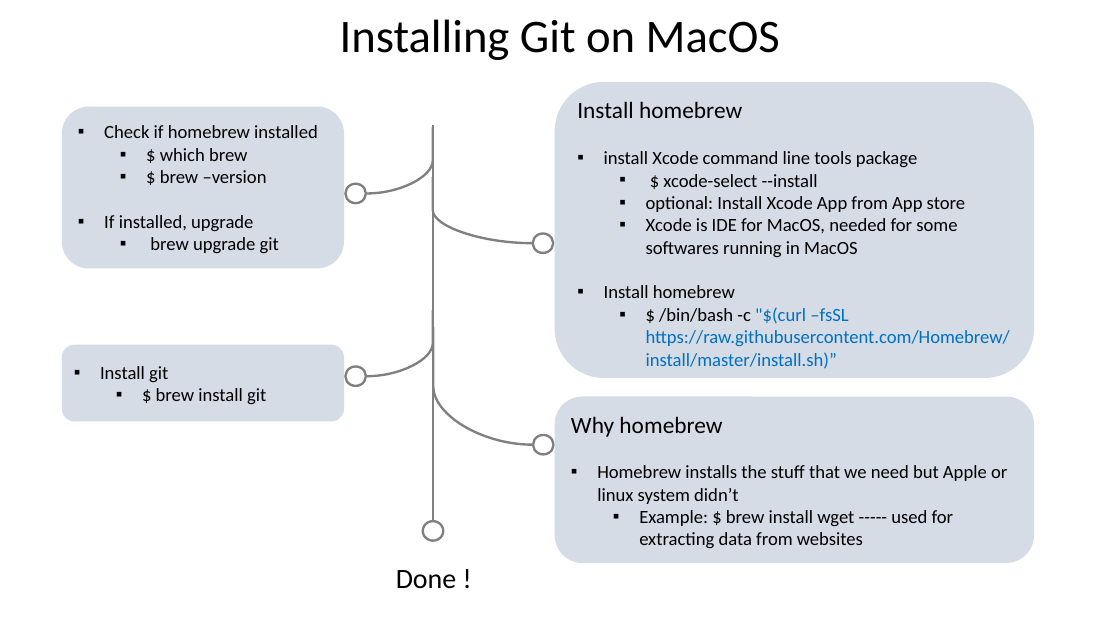
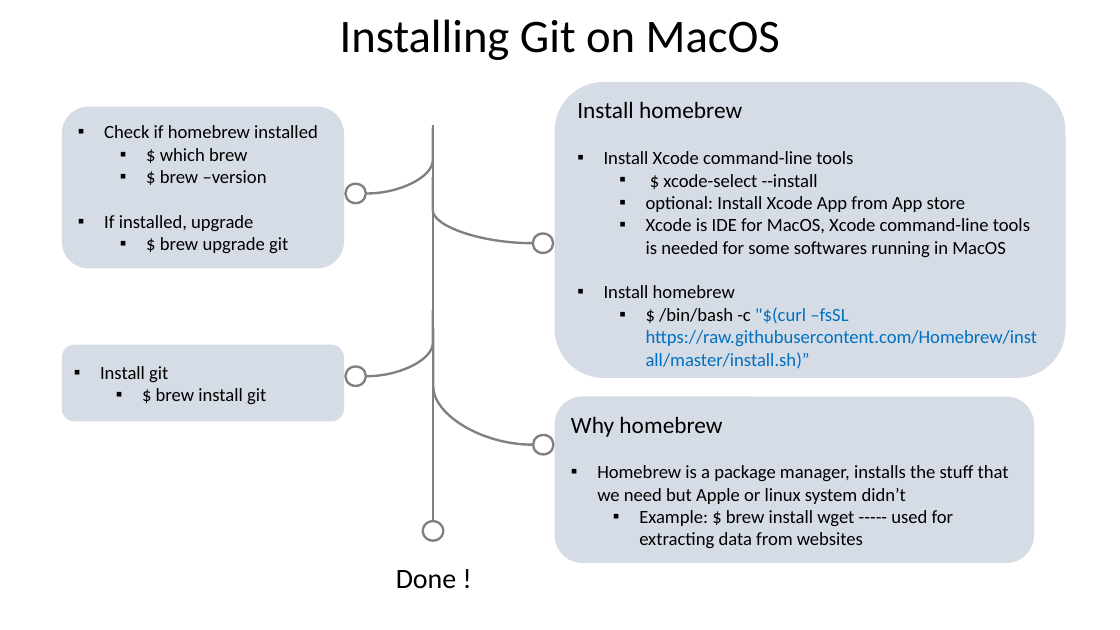
Before and after one commit to xlyuan2018/git_github_tutorial, a slide deck: slide 4 of Git_GitHub.pptx (slide 3 before the commit). Drawn at 1120x630 pixels with LibreOffice and Linux fonts; fonts in the diff are those of the drawing. Boxes give left, top, right and bottom in pixels: in the first picture for what was removed or moved away, otherwise in the second. Text is boxed around its words. In the diff, an @@ line names an element or a change of style, - is before the commit and + after.

```diff
--- a/Git_GitHub.pptx
+++ b/Git_GitHub.pptx
@@ rounded rectangle "Install homebrew": place and size @@
-rounded rectangle "Install homebrew" at bbox=[555, 82, 1034, 377]
+rounded rectangle "Install homebrew" at bbox=[555, 82, 1065, 377]
@@ text in rounded rectangle at bbox=[604, 151, 853, 164]: text changed @@
-▪ install Xcode command line tools package
+▪ Install Xcode command-line tools
@@ text in rounded rectangle at bbox=[160, 237, 288, 253]: text changed @@
-  ▪ brew upgrade git
+  ▪ $ brew upgrade git
@@ text in rounded rectangle at bbox=[646, 218, 1030, 257]: text changed @@
-  ▪ Xcode is IDE for MacOS, needed for some softwares running in MacOS
+  ▪ Xcode is IDE for MacOS, Xcode command-line tools is needed for some softwares running in MacOS
@@ text in rounded rectangle at bbox=[597, 465, 1009, 504]: text changed @@
-▪ Homebrew installs the stuff that we need but Apple or linux system didn’t
+▪ Homebrew is a package manager, installs the stuff that we need but Apple or linux system didn’t
```
Also in this commit, not shown: 17 other slides changed, 1 slide added, 5 slides removed, 2 other files.
